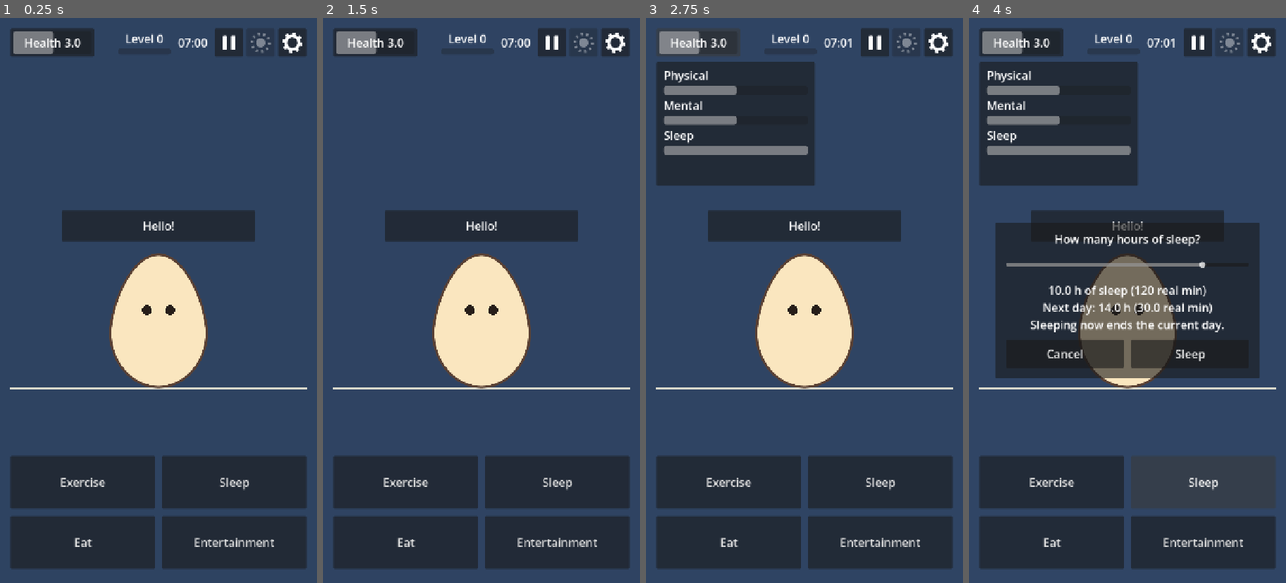
Above: before the commit, frames 1-4 (left to right).
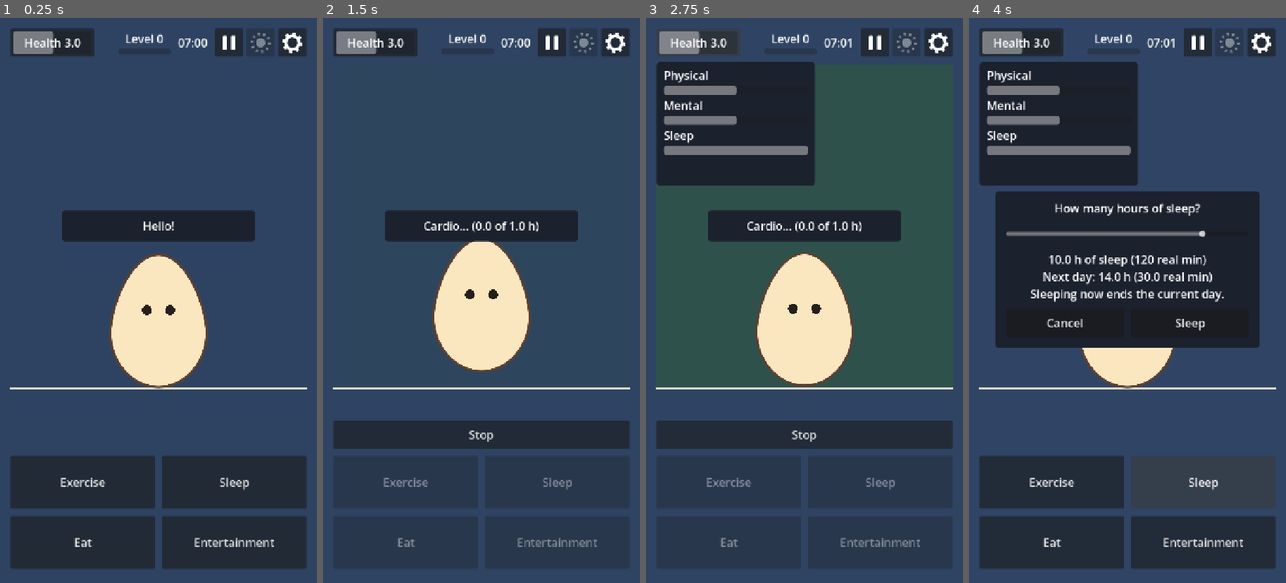
Above: after the commit, the same moments.

Repository: RomesQuiet/bio-streams-CMP
Game: Godot game, scene res://scenes/main.tscn
The game is run twice, just before and just after one commit, with the same random seed, the same clock (stepped at 60 frames per second) and the same inputs.
Inputs (mouse positions are in pixels of both pictures, inside the frame that each line leads up to):
- Up to frame 1 (0.25 s): no input
- Up to frame 2 (1.5 s): click "Exercise" at 0.5 s; click (481, 244) at 1.25 s, where only the run after the commit has a clickable "Cardio (1.0 h)"
- Up to frame 3 (2.75 s): click "Health 3.0" at 2 s
- Up to frame 4 (4 s): click (1127, 436) at 2.75 s, where only the run after the commit has a clickable "Stop"; click "Sleep" at 3.5 s

The runs differ from the first frame. In frame 1, less than 0.1% of the frame differs, in the area x 19-81%, y 34-35%; in frame 2, 7.7%; in frame 3, 5.9%; in frame 4, 15%, in the area x 3-92%, y 7-64%.

Commit message:
task 4 exercise

Diff:
--- a/data/activities.json
+++ b/data/activities.json
@@ -15,5 +15,29 @@
 				"comment": "Duration comes from the sleep slider (config.json: sleep_activity, time.max_sleep_hours). Sleep measure +0.07 per hour slept (10 h restores 0.7)."
 			}
 		}
+	},
+
+	"exercise": {
+		"name": "Exercise",
+		"options": {
+			"cardio": {
+				"name": "Cardio",
+				"duration_hours": 1,
+				"effects_per_hour": { "calories_spent": 500, "muscle": 0.01, "physical": 0.03 },
+				"background_color": "#2d5a3d",
+				"animation": "cardio",
+				"placeholder": true,
+				"comment": "calories_spent is in kcal per avatar hour. Cardio spends more calories than muscle strength."
+			},
+			"strength": {
+				"name": "Muscle strength",
+				"duration_hours": 1,
+				"effects_per_hour": { "calories_spent": 300, "muscle": 0.04, "physical": 0.03 },
+				"background_color": "#5a3d2d",
+				"animation": "strength",
+				"placeholder": true,
+				"comment": "Muscle strength raises muscle more than cardio. There is no fatigue system."
+			}
+		}
 	}
 }
--- a/data/config.json
+++ b/data/config.json
@@ -36,6 +36,8 @@
 		"physical_start": 0.5,
 		"mental_start": 0.5,
 		"sleep_start": 1.0,
+		"muscle_start": { "value": 0.5, "placeholder": true, "comment": "Muscle strength, 0 to 1." },
+		"calories_spent_start": { "value": 0, "placeholder": true, "comment": "Total kcal spent by exercise so far. Whether it resets each day is not decided." },
 		"hunger_start": { "value": 0.0, "placeholder": true, "comment": "0 = full, 1 = starving." }
 	},
 
--- a/scenes/main.tscn
+++ b/scenes/main.tscn
@@ -318,7 +318,7 @@
 step = 0.0
 show_percentage = false
 
-[node name="SleepPanel" type="PanelContainer" parent="."]
+[node name="OptionsPanel" type="PanelContainer" parent="."]
 unique_name_in_owner = true
 visible = false
 layout_mode = 1
@@ -328,19 +328,63 @@
 anchor_right = 0.5
 anchor_bottom = 0.5
 offset_left = -300.0
-offset_top = -170.0
+offset_top = -240.0
 offset_right = 300.0
-offset_bottom = 170.0
-grow_horizontal = 2
-grow_vertical = 2
-
-[node name="Margin" type="MarginContainer" parent="SleepPanel"]
+offset_bottom = 100.0
+grow_horizontal = 2
+grow_vertical = 2
+
+[node name="Margin" type="MarginContainer" parent="OptionsPanel"]
 layout_mode = 2
 theme_override_constants/margin_left = 24
 theme_override_constants/margin_top = 20
 theme_override_constants/margin_right = 24
 theme_override_constants/margin_bottom = 24
 
+[node name="Content" type="VBoxContainer" parent="OptionsPanel/Margin"]
+layout_mode = 2
+theme_override_constants/separation = 16
+
+[node name="OptionsTitle" type="Label" parent="OptionsPanel/Margin/Content"]
+unique_name_in_owner = true
+layout_mode = 2
+text = "Choose"
+horizontal_alignment = 1
+
+[node name="OptionButtons" type="VBoxContainer" parent="OptionsPanel/Margin/Content"]
+unique_name_in_owner = true
+layout_mode = 2
+theme_override_constants/separation = 12
+
+[node name="OptionsCancelButton" type="Button" parent="OptionsPanel/Margin/Content"]
+unique_name_in_owner = true
+custom_minimum_size = Vector2(0, 64)
+layout_mode = 2
+text = "Cancel"
+
+[node name="SleepPanel" type="PanelContainer" parent="."]
+unique_name_in_owner = true
+visible = false
+layout_mode = 1
+anchors_preset = 8
+anchor_left = 0.5
+anchor_top = 0.5
+anchor_right = 0.5
+anchor_bottom = 0.5
+offset_left = -300.0
+offset_top = -240.0
+offset_right = 300.0
+offset_bottom = 100.0
+grow_horizontal = 2
+grow_vertical = 2
+
+[node name="Margin" type="MarginContainer" parent="SleepPanel"]
+layout_mode = 2
+theme_override_constants/margin_left = 24
+theme_override_constants/margin_top = 20
+theme_override_constants/margin_right = 24
+theme_override_constants/margin_bottom = 24
+
 [node name="Content" type="VBoxContainer" parent="SleepPanel/Margin"]
 layout_mode = 2
 theme_override_constants/separation = 16
--- a/scenes/ui/main_theme.tres
+++ b/scenes/ui/main_theme.tres
@@ -1,4 +1,12 @@
-[gd_resource type="Theme" format=3]
+[gd_resource type="Theme" load_steps=2 format=3]
+
+[sub_resource type="StyleBoxFlat" id="StyleBoxFlat_panel"]
+bg_color = Color(0.11, 0.13, 0.18, 1)
+corner_radius_top_left = 8
+corner_radius_top_right = 8
+corner_radius_bottom_right = 8
+corner_radius_bottom_left = 8
 
 [resource]
 default_font_size = 26
+PanelContainer/styles/panel = SubResource("StyleBoxFlat_panel")
--- a/scripts/autoload/game_state.gd
+++ b/scripts/autoload/game_state.gd
@@ -5,7 +5,7 @@
 signal changed
 
 ## Values that always stay between 0 and 1.
-const MEASURES_0_TO_1 := ["physical", "mental", "sleep", "hunger"]
+const MEASURES_0_TO_1 := ["physical", "mental", "sleep", "hunger", "muscle"]
 
 # Measures: physical, mental and sleep go from 0 to 1. Health goes from 1 to 5.
 var physical: float
@@ -13,6 +13,10 @@
 var sleep: float
 var health: float
 var hunger: float
+## Muscle strength, 0 to 1. Raised by exercise.
+var muscle: float
+## Total kcal spent by exercise so far (not limited to 1).
+var calories_spent: float
 ## Tired means sleepy. Placeholder rule: the Clock sets this to true when the day ends.
 var tired: bool
 var xp: float
@@ -43,6 +47,8 @@
 	sleep = Config.get_float("measures.sleep_start")
 	health = Config.get_float("measures.health_start")
 	hunger = Config.get_float("measures.hunger_start")
+	muscle = Config.get_float("measures.muscle_start")
+	calories_spent = Config.get_float("measures.calories_spent_start")
 	tired = false
 	xp = Config.get_float("xp.start")
 	avatar_name = Config.get_string("defaults.avatar_name")
@@ -58,6 +64,8 @@
 		"sleep": sleep,
 		"health": health,
 		"hunger": hunger,
+		"muscle": muscle,
+		"calories_spent": calories_spent,
 		"tired": tired,
 		"xp": xp,
 		"avatar_name": avatar_name,
@@ -72,6 +80,8 @@
 	sleep = float(data.get("sleep", sleep))
 	health = float(data.get("health", health))
 	hunger = float(data.get("hunger", hunger))
+	muscle = float(data.get("muscle", muscle))
+	calories_spent = float(data.get("calories_spent", calories_spent))
 	tired = bool(data.get("tired", tired))
 	xp = float(data.get("xp", xp))
 	avatar_name = str(data.get("avatar_name", avatar_name))
@@ -145,6 +155,7 @@
 	print("--- GameState ---")
 	print("avatar_name='%s' language=%s" % [avatar_name, language])
 	print("physical=%.2f mental=%.2f sleep=%.2f" % [physical, mental, sleep])
+	print("muscle=%.2f calories_spent=%.0f" % [muscle, calories_spent])
 	print("hunger=%.2f tired=%s" % [hunger, tired])
 	print("health=%.2f (placeholder formula gives %.2f)" % [health, calculate_health()])
 	print("xp=%.1f level=%d progress=%.2f" % [xp, level, level_progress])
--- a/scripts/avatar/avatar.gd
+++ b/scripts/avatar/avatar.gd
@@ -13,14 +13,26 @@
 ## Placeholder hop used by activities without their own animation yet.
 @export var hop_seconds := 0.6
 @export var hop_height := 24.0
+## Placeholder exercise animations: cardio is a fast, high hop; strength is a slow
+## squat (squash and stretch).
+@export var cardio_seconds := 0.35
+@export var cardio_height := 36.0
+@export var strength_seconds := 1.4
+@export var strength_squash := Vector2(1.08, 0.88)
 
 var eyes_closed := false:
 	set(value):
 		eyes_closed = value
 		queue_redraw()
 
+## How far the avatar is drawn above the ground during hops. Animations change this
+## instead of the node's position, so they never fight the screen layout.
+var hop_offset := 0.0:
+	set(value):
+		hop_offset = value
+		queue_redraw()
+
 var _animation: Tween
-var _rest_y := 0.0
 
 
 func _ready() -> void:
@@ -37,7 +49,6 @@
 ## until stop_animation() is called. Unknown names use a simple hop.
 func play_animation(animation_name: String) -> void:
 	stop_animation()
-	_rest_y = position.y
 	_animation = create_tween().set_loops()
 	_animation.set_trans(Tween.TRANS_SINE).set_ease(Tween.EASE_IN_OUT)
 	match animation_name:
@@ -45,21 +56,28 @@
 			eyes_closed = true
 			_animation.tween_property(self, "scale", breath_squash, breath_seconds * 0.5)
 			_animation.tween_property(self, "scale", Vector2.ONE, breath_seconds * 0.5)
+		"cardio":
+			_animation.tween_property(self, "hop_offset", cardio_height, cardio_seconds * 0.5)
+			_animation.tween_property(self, "hop_offset", 0.0, cardio_seconds * 0.5)
+		"strength":
+			_animation.tween_property(self, "scale", strength_squash, strength_seconds * 0.5)
+			_animation.tween_property(self, "scale", Vector2.ONE, strength_seconds * 0.5)
 		_:
-			_animation.tween_property(self, "position:y", position.y - hop_height, hop_seconds * 0.5)
-			_animation.tween_property(self, "position:y", position.y, hop_seconds * 0.5)
+			_animation.tween_property(self, "hop_offset", hop_height, hop_seconds * 0.5)
+			_animation.tween_property(self, "hop_offset", 0.0, hop_seconds * 0.5)
 
 
 func stop_animation() -> void:
 	if _animation:
 		_animation.kill()
 		_animation = null
-		position.y = _rest_y
+	hop_offset = 0.0
 	scale = Vector2.ONE
 	eyes_closed = false
 
 
 func _draw() -> void:
+	draw_set_transform(Vector2(0.0, -hop_offset))
 	var points := _egg_points()
 	draw_colored_polygon(points, body_color)
 	points.append(points[0])
--- a/scripts/ui/main.gd
+++ b/scripts/ui/main.gd
@@ -30,6 +30,10 @@
 @onready var stop_button: Button = %StopButton
 @onready var action_buttons: Array[Button] = [%ExerciseButton, %SleepButton, %EatButton, %EntertainmentButton]
 @onready var sleep_button: Button = %SleepButton
+@onready var exercise_button: Button = %ExerciseButton
+@onready var options_panel: PanelContainer = %OptionsPanel
+@onready var options_title: Label = %OptionsTitle
+@onready var option_buttons: VBoxContainer = %OptionButtons
 @onready var sleep_panel: PanelContainer = %SleepPanel
 @onready var sleep_slider: HSlider = %SleepSlider
 @onready var sleep_info_label: Label = %SleepInfoLabel
@@ -46,11 +50,14 @@
 	sleep_slider.value = Config.get_float("sleep_activity.slider_default_hours")
 	health_panel.visible = false
 	sleep_panel.visible = false
+	options_panel.visible = false
 
 	health_button.pressed.connect(_on_health_button_pressed)
 	pause_button.pressed.connect(Clock.toggle_pause)
 	wake_button.pressed.connect(Clock.wake_up)
 	sleep_button.pressed.connect(_on_sleep_button_pressed)
+	exercise_button.pressed.connect(_open_options.bind("exercise"))
+	%OptionsCancelButton.pressed.connect(options_panel.hide)
 	stop_button.pressed.connect(Activities.stop)
 	sleep_slider.value_changed.connect(_refresh_sleep_info.unbind(1))
 	%SleepCancelButton.pressed.connect(sleep_panel.hide)
@@ -78,6 +85,28 @@
 func _on_sleep_button_pressed() -> void:
 	_refresh_sleep_info()
 	sleep_panel.show()
+
+
+## Opens the list of options of an activity (cardio and muscle strength for exercise),
+## built from data/activities.json.
+func _open_options(activity_id: String) -> void:
+	for child in option_buttons.get_children():
+		child.queue_free()
+	var options: Dictionary = Activities.definitions.get(activity_id, {}).get("options", {})
+	options_title.text = str(Activities.definitions.get(activity_id, {}).get("name", activity_id))
+	for option_id in options:
+		var option: Dictionary = options[option_id]
+		var button := Button.new()
+		button.text = "%s (%s h)" % [option.get("name", option_id), option.get("duration_hours", "?")]
+		button.custom_minimum_size = Vector2(0, 72)
+		button.pressed.connect(_on_option_chosen.bind(activity_id, option_id))
+		option_buttons.add_child(button)
+	options_panel.show()
+
+
+func _on_option_chosen(activity_id: String, option_id: String) -> void:
+	options_panel.hide()
+	Activities.start(activity_id, option_id)
 
 
 func _on_sleep_start_pressed() -> void:
@@ -148,6 +177,7 @@
 	for button in action_buttons:
 		button.disabled = running
 	sleep_button.disabled = not Activities.can_start("sleep")
+	exercise_button.disabled = not Activities.can_start("exercise")
 	if running:
 		_refresh_activity_speech()
 		return
--- a/tests/activities_test.gd
+++ b/tests/activities_test.gd
@@ -25,6 +25,7 @@
 
 	_test_sleep_activity(activities, game_state, clock)
 	_test_day_activity(activities, game_state, clock)
+	_test_exercise(activities, game_state, clock)
 
 	DirAccess.remove_absolute(save_game.save_path)
 	print("%s (%d failed)" % ["ALL PASSED" if _failures == 0 else "SOME FAILED", _failures])
@@ -89,6 +90,50 @@
 	activities.definitions.erase("test_play")
 
 
+## Milestone 2, Task 4: cardio and muscle strength change calories spent, muscle and
+## the physical measure by the values in data/activities.json. Stop halfway applies half.
+func _test_exercise(activities: Node, game_state: Node, clock: Node) -> void:
+	_check("exercise is defined with cardio and strength", activities.get_option("exercise", "cardio").size() > 0 and activities.get_option("exercise", "strength").size() > 0)
+	var cardio: Dictionary = activities.get_option("exercise", "cardio")["effects_per_hour"]
+	var strength: Dictionary = activities.get_option("exercise", "strength")["effects_per_hour"]
+	_check("cardio spends more calories than strength", cardio["calories_spent"] > strength["calories_spent"])
+	_check("strength raises muscle more than cardio", strength["muscle"] > cardio["muscle"])
+	_check("both raise the physical measure", cardio["physical"] > 0.0 and strength["physical"] > 0.0)
+	_check("there is no fatigue effect", not cardio.has("fatigue") and not strength.has("fatigue"))
+
+	for option_id in ["cardio", "strength"]:
+		var effects: Dictionary = activities.get_option("exercise", option_id)["effects_per_hour"]
+		var hours: float = float(activities.get_option("exercise", option_id)["duration_hours"])
+		_check("%s lasts 1 avatar hour" % option_id, is_equal_approx(hours, 1.0))
+		clock.debug_speed = 600.0
+		var before := _snapshot(game_state)
+		_check("%s starts" % option_id, activities.start("exercise", option_id))
+		_check("sleep is locked during %s" % option_id, not activities.can_start("sleep"))
+		while activities.is_running():
+			clock._process(STEP_SECONDS)
+		_check("%s: calories spent change by the config value" % option_id, absf(game_state.calories_spent - (before["calories_spent"] + effects["calories_spent"] * hours)) < TOLERANCE)
+		_check("%s: muscle changes by the config value" % option_id, absf(game_state.muscle - (before["muscle"] + effects["muscle"] * hours)) < TOLERANCE)
+		_check("%s: physical changes by the config value" % option_id, absf(game_state.physical - (before["physical"] + effects["physical"] * hours)) < TOLERANCE)
+
+		# Stop halfway: effects count only for the time done.
+		clock.debug_speed = 60.0
+		before = _snapshot(game_state)
+		activities.start("exercise", option_id)
+		while activities.elapsed_hours < 0.5:
+			clock._process(STEP_SECONDS)
+		var done: float = activities.elapsed_hours
+		activities.stop()
+		_check("%s stopped halfway: about 0.5 h done" % option_id, absf(done - 0.5) < 0.05)
+		_check("%s stopped halfway: calories spent are in proportion" % option_id, absf(game_state.calories_spent - (before["calories_spent"] + effects["calories_spent"] * done)) < TOLERANCE)
+		_check("%s stopped halfway: muscle is in proportion" % option_id, absf(game_state.muscle - (before["muscle"] + effects["muscle"] * done)) < TOLERANCE)
+		_check("%s stopped halfway: physical is in proportion" % option_id, absf(game_state.physical - (before["physical"] + effects["physical"] * done)) < TOLERANCE)
+	clock.debug_speed = 600.0
+
+
+func _snapshot(game_state: Node) -> Dictionary:
+	return {"calories_spent": game_state.calories_spent, "muscle": game_state.muscle, "physical": game_state.physical}
+
+
 ## Runs until the awake period runs out and a new day starts without sleep.
 func _run_until_new_day(clock: Node) -> void:
 	var day: int = clock.day_number
--- a/tests/save_test.gd
+++ b/tests/save_test.gd
@@ -23,6 +23,8 @@
 	game_state.avatar_name = "Test Avatar"
 	game_state.xp = 157.5
 	game_state.physical = 0.8
+	game_state.muscle = 0.7
+	game_state.calories_spent = 1234.0
 	clock.debug_speed = 600.0
 	var day: int = clock.day_number
 	while clock.day_number == day:
